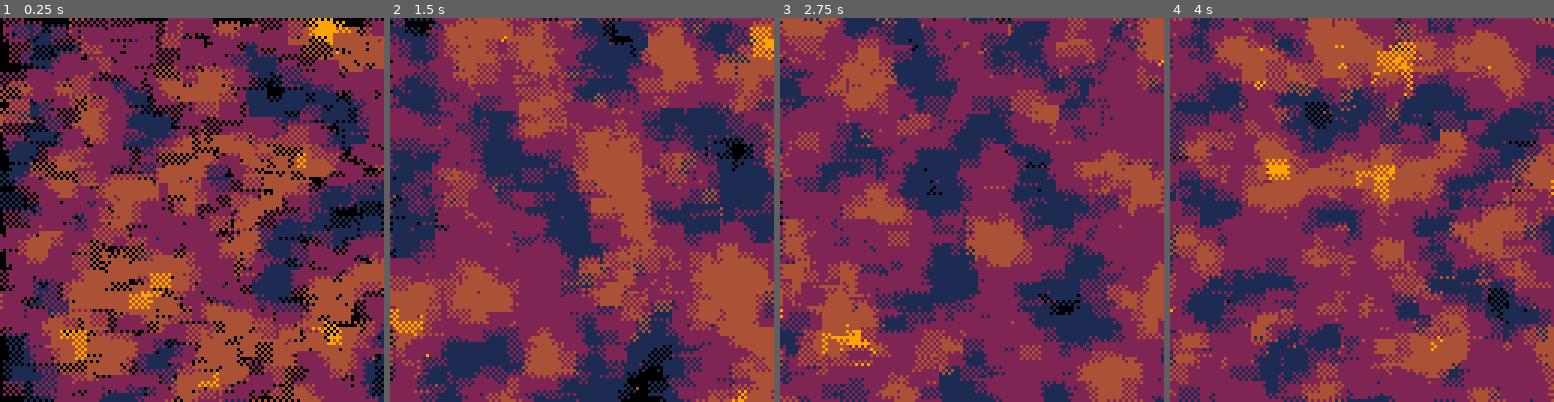
Above: before the commit, frames 1-4 (left to right).
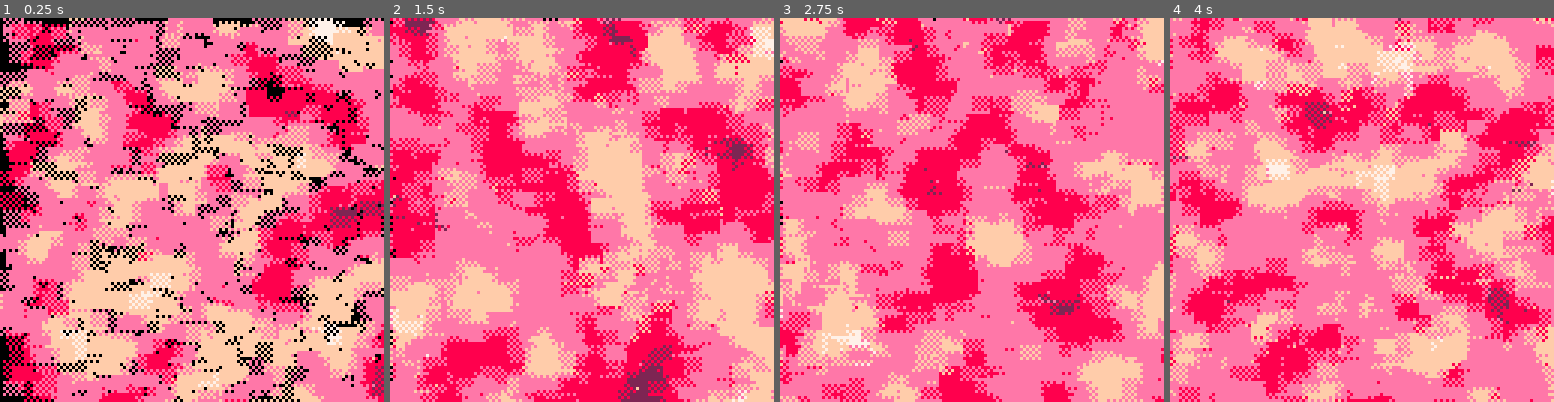
Above: after the commit, the same moments.

Repository: Toastation/p8
Game: PICO-8 cartridge perlin.p8
Two runs of this game, one before a commit and one after it. Both use one fixed random seed, a clock stepped at 60 frames per second and the inputs below.
Inputs:
- Up to frame 1 (0.25 s): no input
- Up to frame 2 (1.5 s): no input
- Up to frame 3 (2.75 s): no input
- Up to frame 4 (4 s): no input

The runs differ from the first frame. In frame 1, 88% of the frame differs, in the area x 0-100%, y 0-100%; in frame 2, 100%; in frame 3, 100%; in frame 4, 100%.

Commit message:
perlin noise palette swap

Diff:
--- a/perlin.p8
+++ b/perlin.p8
@@ -21,6 +21,9 @@
 pa2={7,8,9,10,}
 pa3={0,1,13,6,7}
 pa4={0,1,2,4,9}
+pa={pa1,pa2,pa3,pa4}
+count=0
+countt=0
 
 function init()
  for i=0,255 do
@@ -76,16 +79,24 @@
 	cls()
 end
 
+function _update()
+	countt+=0.05
+	if countt>8 then countt=0 count+=1 end
+end
+
 function _draw()
-	local x,y,n,c,s,t
+	local x,y,n,c,s,t,pi
 	t=time()
+	pi=flr(count%(#pa)+1)
 	for i=1,256 do
 		x=rnd(128)
 		y=rnd(128)
 		n=perlin(x/20+t,y/20+t,t)
 		n=(n+1)/2
-		print("▒",x,y,pa4[flr(lerp(n,1,#pa4+1))])
+		c=pa[pi][flr(lerp(n,1,#(pa[pi])+1))]
+		print("▒",x,y,c)
 	end
+
 end
 __gfx__
 00000000000000000000000000000000000000000000000000000000000000000000000000000000000000000000000000000000000000000000000000000000
Not shown, changed: README.md
